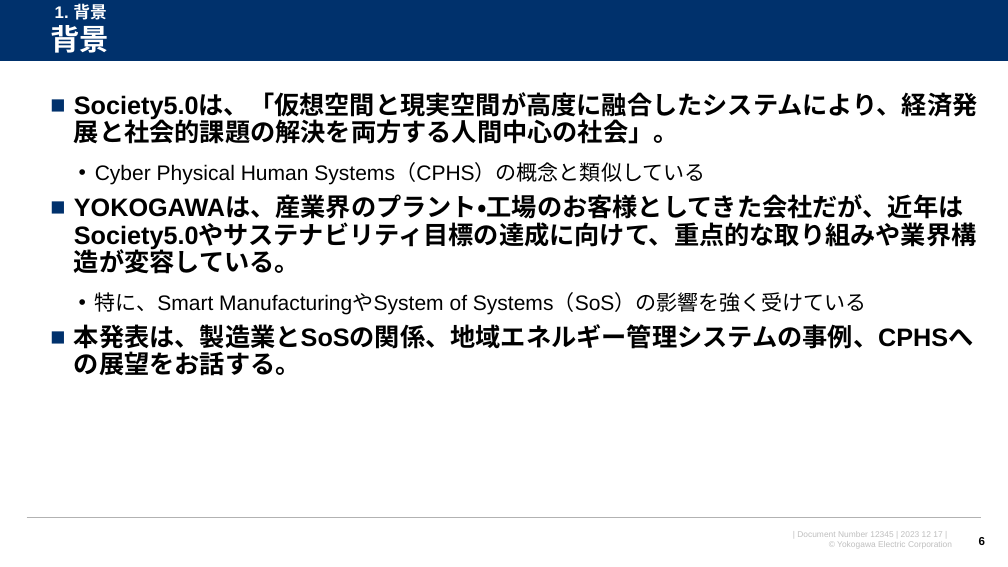
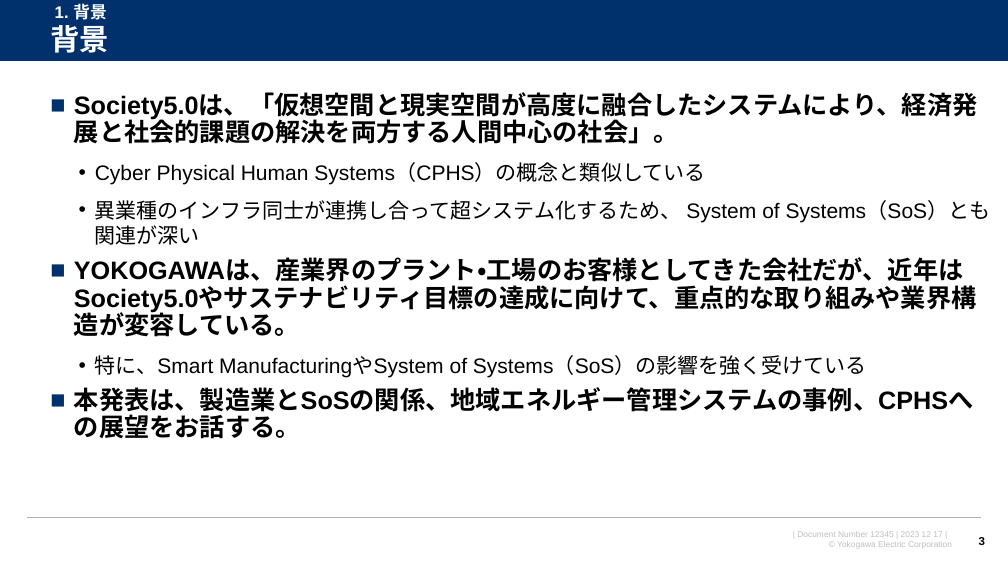
Before and after one commit to watarukumagai-git/opt, a slide deck: slide 3 of SoS/conf2023/231217_横幹連合コンファレンス_熊谷.pptx (slide 6 before the commit). Drawn at 1008x567 pixels with LibreOffice and Linux fonts; fonts in the diff are those of the drawing; background and template pictures are left out. Boxes give left, top, right and bottom in pixels: in the first picture for what was removed or moved away, otherwise in the second. Text is boxed around its words. In the diff, an @@ line names an element or a change of style, - is before the commit and + after.

```diff
--- a/SoS/conf2023/231217_横幹連合コンファレンス_熊谷.pptx
+++ b/SoS/conf2023/231217_横幹連合コンファレンス_熊谷.pptx
@@ text at bbox=[95, 200, 991, 245]: paragraph added @@
+  • 異業種のインフラ同士が連携し合って超システム化するため、 System of Systems（SoS）とも関連が深い
```
Also in this commit, not shown: 2 other slides changed, 4 slides added, 2 slides removed.
